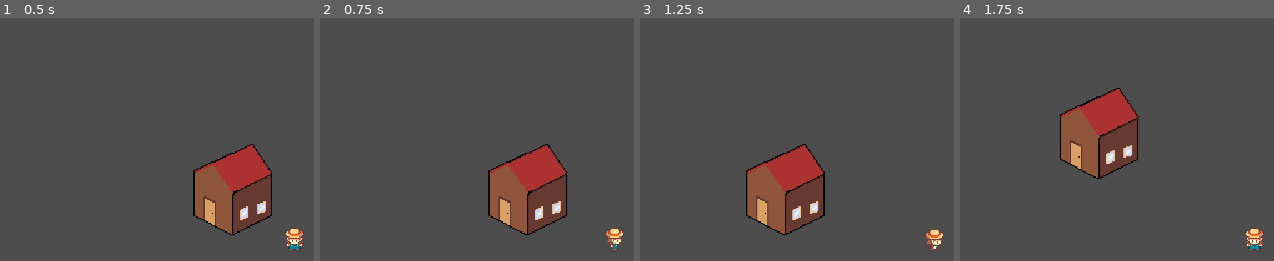
Above: before the commit, frames 1-4 (left to right).
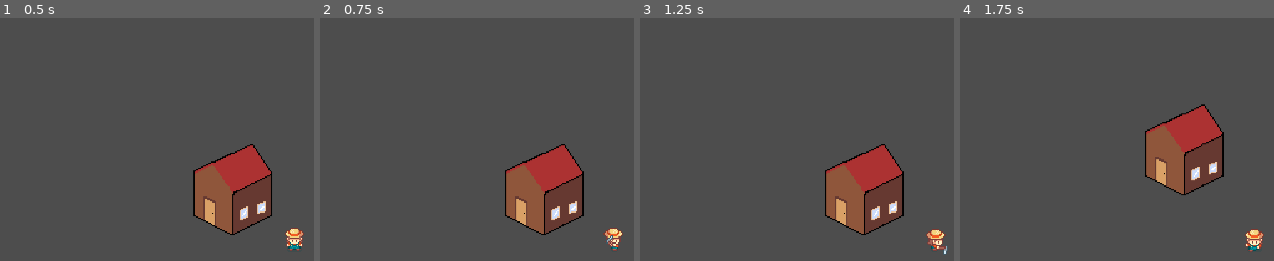
Above: after the commit, the same moments.

Repository: PatCrane/farming-game-demo
Game: Godot game, scene res://scenes/level/game.tscn
Same seed, same stepped clock (60 frames per second), same inputs: the game is played once before the commit and once after it.
Inputs:
- Up to frame 1 (0.5 s): no input
- Up to frame 2 (0.75 s): tap Enter at 0.5 s; hold D (right) from 0.53 s (still down); tap Space (action, bound only after the commit) at 0.6 s
- Up to frame 3 (1.25 s): keep holding D (right)
- Up to frame 4 (1.75 s): release D (right) at 1.28 s; hold S (down) from 1.28 s (still down); tap Space (action, bound only after the commit) at 1.35 s

Frame 1 is identical in both runs. In frame 2, 6.8% of the frame differs, in the area x 53-97%, y 51-96%; in frame 3, 15%, in the area x 33-98%, y 51-98%; in frame 4, 14%.

Commit message:
tool animations

Diff:
--- a/project.godot
+++ b/project.godot
@@ -52,6 +52,11 @@
 "events": [Object(InputEventKey,"resource_local_to_scene":false,"resource_name":"","device":-1,"window_id":0,"alt_press …(192 unchanged characters)…
 ]
 }
+action={
+"deadzone": 0.2,
+"events": [Object(InputEventKey,"resource_local_to_scene":false,"resource_name":"","device":-1,"window_id":0,"alt_pressed":false,"shift_pressed":false,"ctrl_pressed":false,"meta_pressed":false,"pressed":false,"keycode":0,"physical_keycode":32,"key_label":0,"unicode":32,"location":0,"echo":false,"script":null)
+]
+}
 
 [rendering]
 
--- a/scenes/player/player.gd
+++ b/scenes/player/player.gd
@@ -1,21 +1,34 @@
 extends CharacterBody2D
 
 @onready var move_state_machine: AnimationNodeStateMachinePlayback = $AnimationTree.get("parameters/MoveStateMachine/playback")
+@onready var tool_state_machine: AnimationNodeStateMachinePlayback = $AnimationTree.get("parameters/ToolStateMachine/playback")
 
 var direction: Vector2
 var speed := 100
+var can_move := true
 
 enum Tools {HOE, AXE, WATER}
-var current_tool: Tools = Tools.AXE
+var current_tool: Tools = Tools.HOE
+const tool_connection = {
+	Tools.HOE: 'hoe',
+	Tools.AXE: 'axe',
+	Tools.WATER: 'water'
+}
 
 func _physics_process(_delta: float) -> void:
-	get_input()
-	velocity = direction * speed
+	if can_move:
+		get_input()
+	velocity = direction * speed * int(can_move)
 	move_and_slide()
 	animation()
 
 func get_input():
 	direction = Input.get_vector("left", "right", "up", "down")
+
+	if Input.is_action_just_pressed('action'):
+		tool_state_machine.travel(tool_connection[current_tool])
+		$AnimationTree.set("parameters/OneShot/request", AnimationNodeOneShot.ONE_SHOT_REQUEST_FIRE)
+		can_move = false
 
 	if Input.is_action_just_pressed("tool_forward") or Input.is_action_just_pressed("tool_backward"):
 		var tool_diraction = Input.get_axis("tool_backward", "tool_forward") as int
@@ -28,5 +41,12 @@
 		var target_vector: Vector2 = Vector2(round(direction.x), round(direction.y))
 		$AnimationTree.set("parameters/MoveStateMachine/move/blend_position", target_vector)
 		$AnimationTree.set("parameters/MoveStateMachine/idle/blend_position", target_vector)
+		for state in tool_connection.values():
+			$AnimationTree.set("parameters/ToolStateMachine/" + state + "/blend_position", target_vector)
 	else:
 		move_state_machine.travel('idle')
+
+
+
+func _on_animation_tree_animation_finished(_anim_name: StringName) -> void:
+	can_move = true
--- a/scenes/player/player.tscn
+++ b/scenes/player/player.tscn
@@ -39,7 +39,7 @@
 }
 tracks/1/type = "method"
 tracks/1/imported = false
-tracks/1/enabled = true
+tracks/1/enabled = false
 tracks/1/path = NodePath(".")
 tracks/1/interp = 1
 tracks/1/loop_wrap = true
@@ -69,7 +69,7 @@
 }
 tracks/1/type = "method"
 tracks/1/imported = false
-tracks/1/enabled = true
+tracks/1/enabled = false
 tracks/1/path = NodePath(".")
 tracks/1/interp = 1
 tracks/1/loop_wrap = true
@@ -99,7 +99,7 @@
 }
 tracks/1/type = "method"
 tracks/1/imported = false
-tracks/1/enabled = true
+tracks/1/enabled = false
 tracks/1/path = NodePath(".")
 tracks/1/interp = 1
 tracks/1/loop_wrap = true
@@ -129,7 +129,7 @@
 }
 tracks/1/type = "method"
 tracks/1/imported = false
-tracks/1/enabled = true
+tracks/1/enabled = false
 tracks/1/path = NodePath(".")
 tracks/1/interp = 1
 tracks/1/loop_wrap = true
@@ -748,6 +748,8 @@
 states/move/position = Vector2(635, 105)
 transitions = ["Start", "idle", SubResource("AnimationNodeStateMachineTransition_0owmy"), "idle", "move", SubResource("AnimationNodeStateMachineTransition_3j4b4"), "move", "idle", SubResource("AnimationNodeStateMachineTransition_yj68g")]
 
+[sub_resource type="AnimationNodeOneShot" id="AnimationNodeOneShot_dovo2"]
+
 [sub_resource type="AnimationNodeAnimation" id="AnimationNodeAnimation_yewv4"]
 animation = &"axe_left"
 
@@ -914,13 +916,15 @@
 graph_offset = Vector2(-224, -191)
 
 [sub_resource type="AnimationNodeBlendTree" id="AnimationNodeBlendTree_6eyoc"]
-graph_offset = Vector2(-220.05646, -34.982178)
-nodes/output/position = Vector2(980, 60)
+graph_offset = Vector2(-89.36365, -33.854584)
+nodes/output/position = Vector2(1120, 80)
 nodes/ToolStateMachine/node = SubResource("AnimationNodeStateMachine_vwwfy")
-nodes/ToolStateMachine/position = Vector2(160, 80)
+nodes/ToolStateMachine/position = Vector2(360, 240)
 nodes/MoveStateMachine/node = SubResource("AnimationNodeStateMachine_lvxji")
 nodes/MoveStateMachine/position = Vector2(560, 0)
-node_connections = [&"output", 0, &"MoveStateMachine"]
+nodes/OneShot/node = SubResource("AnimationNodeOneShot_dovo2")
+nodes/OneShot/position = Vector2(840, 160)
+node_connections = [&"output", 0, &"OneShot", &"OneShot", 0, &"MoveStateMachine", &"OneShot", 1, &"ToolStateMachine"]
 
 [node name="Player" type="CharacterBody2D"]
 collision_layer = 2
@@ -943,11 +947,16 @@
 [node name="AnimationTree" type="AnimationTree" parent="."]
 tree_root = SubResource("AnimationNodeBlendTree_6eyoc")
 anim_player = NodePath("../AnimationPlayer")
-parameters/ToolStateMachine/axe/blend_position = Vector2(-0.368759, 0.645492)
+parameters/ToolStateMachine/axe/blend_position = Vector2(-0.493537, 0.7404256)
 parameters/ToolStateMachine/hoe/blend_position = Vector2(-0.536646, -0.652174)
 parameters/ToolStateMachine/water/blend_position = Vector2(0, 0)
 parameters/MoveStateMachine/idle/blend_position = Vector2(0, 0)
 parameters/MoveStateMachine/move/blend_position = Vector2(0, 0)
+parameters/OneShot/active = false
+parameters/OneShot/internal_active = false
+parameters/OneShot/request = 0
 
 [node name="Camera2D" type="Camera2D" parent="."]
 zoom = Vector2(3, 3)
+
+[connection signal="animation_finished" from="AnimationTree" to="." method="_on_animation_tree_animation_finished"]
Not shown: 1 places in scenes/player/player.tscn that only renumber resources
